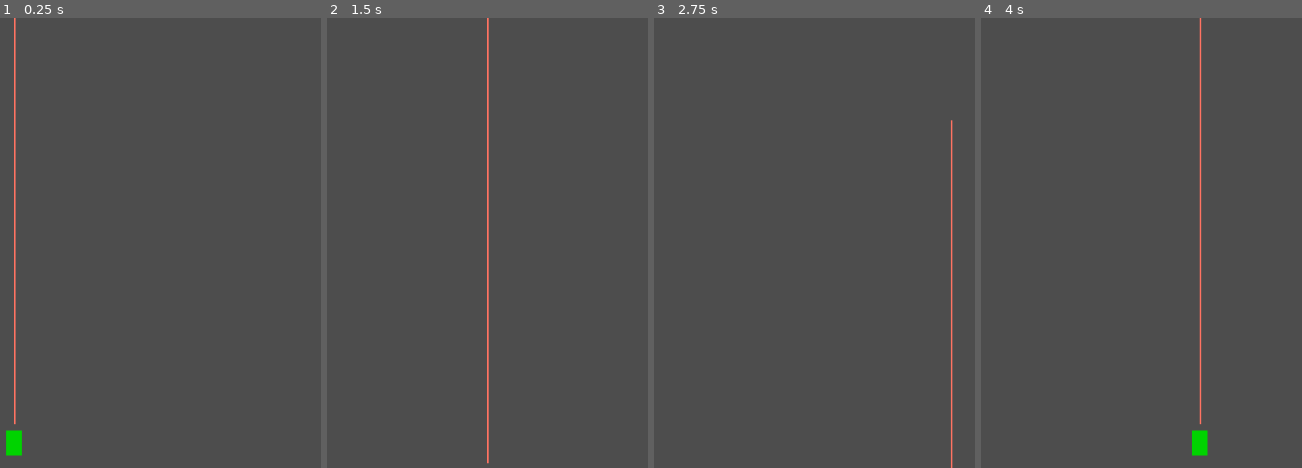
Above: before the commit, frames 1-4 (left to right).
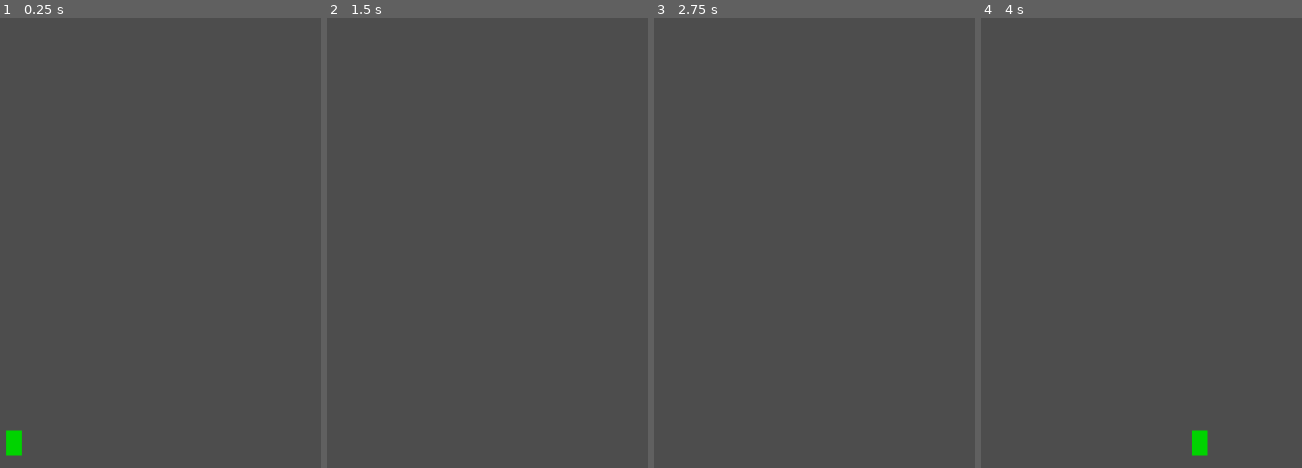
Above: after the commit, the same moments.

Repository: AndrewJDGalga/godot-simpleshooter
Game: Godot game, scene res://lv/test_space.tscn
The game is run twice, just before and just after one commit, with the same random seed, the same clock (stepped at 60 frames per second) and the same inputs. The project has no main scene, so this scene is started directly.
Inputs:
- Up to frame 1 (0.25 s): no input
- Up to frame 2 (1.5 s): tap Enter at 0.5 s; hold D (right) 0.53-1.28 s; hold Space (fire_laser) 0.53-1.28 s; hold Down (down) from 1.28 s (still down); tap Ctrl (fire_missile) at 1.35 s
- Up to frame 3 (2.75 s): tap Space (fire_laser) at 2 s; release Down (down) at 2.03 s; hold D (right) from 2.03 s (still down); hold Space (fire_laser) from 2.03 s (still down)
- Up to frame 4 (4 s): tap Enter at 2.75 s; release D (right) at 2.78 s; release Space (fire_laser) at 2.78 s; hold W (up) 2.78-3.53 s; tap Ctrl (fire_missile) at 2.85 s; hold A (left) from 3.53 s (still down); hold Space (fire_laser) from 3.53 s (still down)

The runs differ from the first frame. In frame 1, 0.6% of the frame differs, in the area x 4-5%, y 0-91%; in frame 2, 0.6%; in frame 3, 0.5%; in frame 4, 0.8%, in the area x 67-69%, y 0-91%.

Commit message:
init laser enable disable methods.

Diff:
--- a/entity/player_ground.tscn
+++ b/entity/player_ground.tscn
@@ -7,4 +7,4 @@
 script = ExtResource("2_tjiye")
 
 [node name="Camera2D" type="Camera2D" parent="." index="4"]
-zoom = Vector2(0.8, 0.8)
+zoom = Vector2(0.5, 0.5)
--- a/weapons/laser.gd
+++ b/weapons/laser.gd
@@ -1 +1,17 @@
 extends RayCast2D
+
+var sprite = null
+
+func _ready():
+	sprite = $ColorRect
+	setLaserActive(false)
+
+func setLaserActive(boolean):
+	sprite.visible = boolean
+	self.enabled = boolean
+
+func enableLaser():
+	setLaserActive(true)
+
+func disableLaser():
+	setLaserActive(false)
